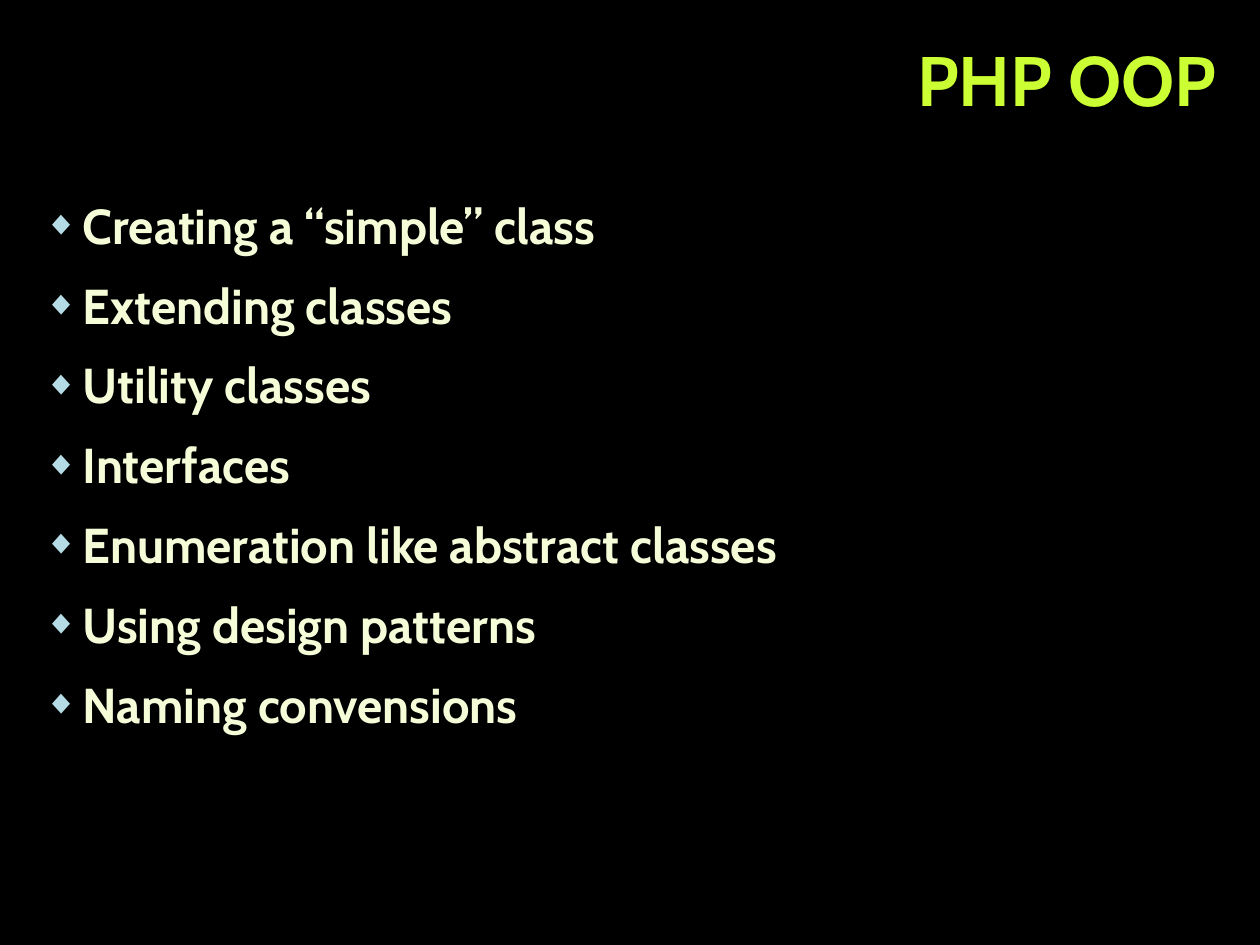
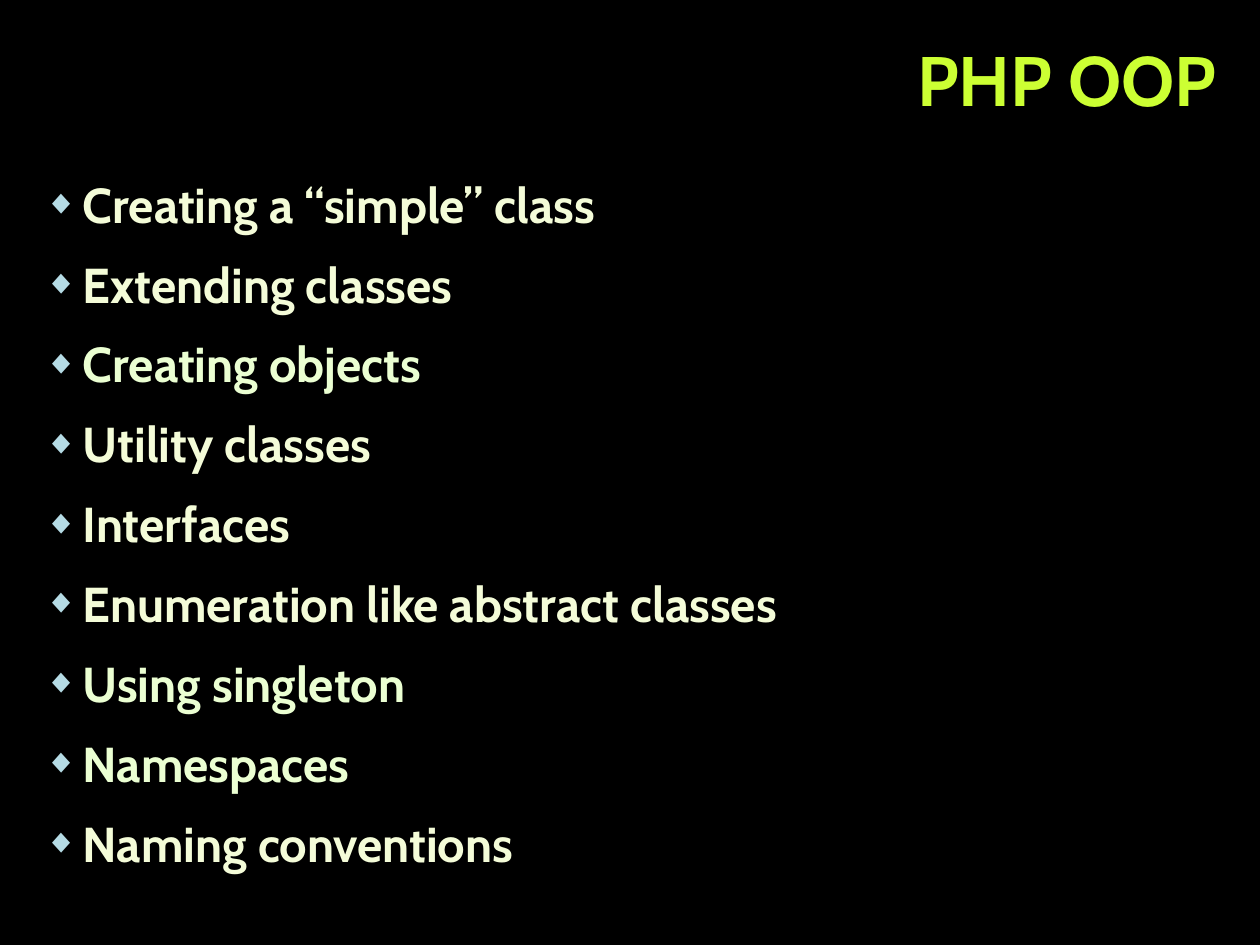
Before and after one commit to tanzhur/PHP_MVC-seminar, a slide deck: slide 33 of PHP_MVC.pptx. Drawn at 1260x945 pixels with LibreOffice and Linux fonts; fonts in the diff are those of the drawing; background and template pictures are left out. Boxes give left, top, right and bottom in pixels: in the first picture for what was removed or moved away, otherwise in the second. Text is boxed around its words. In the diff, an @@ line names an element or a change of style, - is before the commit and + after.

```diff
--- a/PHP_MVC.pptx
+++ b/PHP_MVC.pptx
@@ text "Creating a “simple” class" moved from (x1=83, y1=207, x2=776, y2=734) to (x1=83, y1=186, x2=776, y2=873) @@
@@ text at (x1=83, y1=345, x2=421, y2=394): paragraph added @@
+◆ Creating objects
@@ text at (x1=83, y1=665, x2=513, y2=873): text changed; text colour #F4FCD8 to #EBFFD2 @@
-◆ Using design patterns
-◆ Naming convensions
+◆ Using singleton
+◆ Namespaces
+◆ Naming conventions
```
Also in this commit, not shown: 2 other slides changed, 8 slides added.
